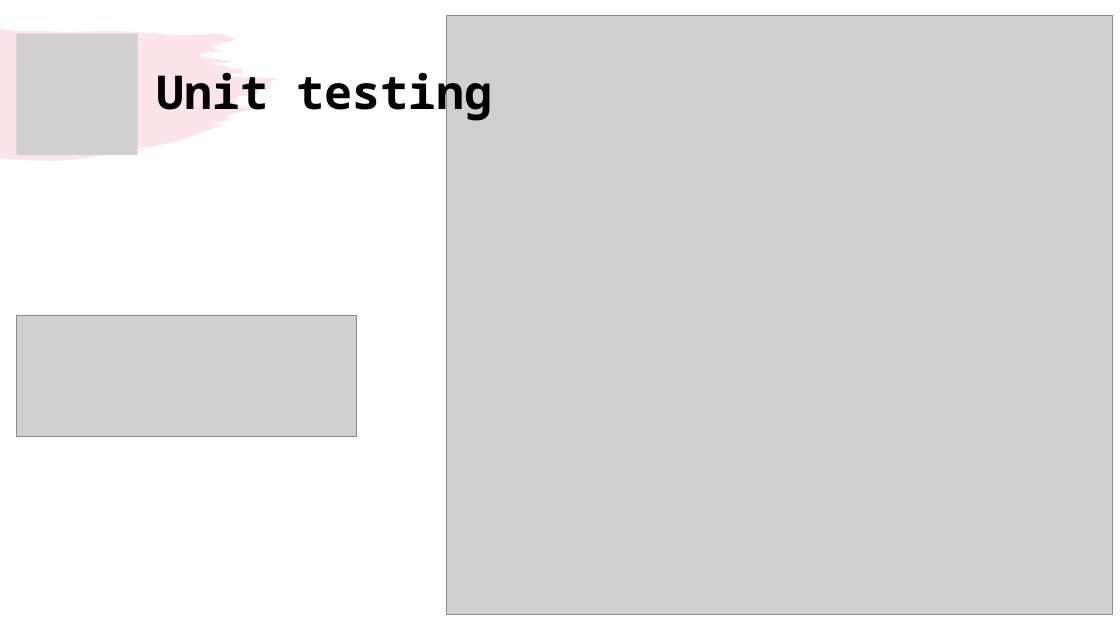
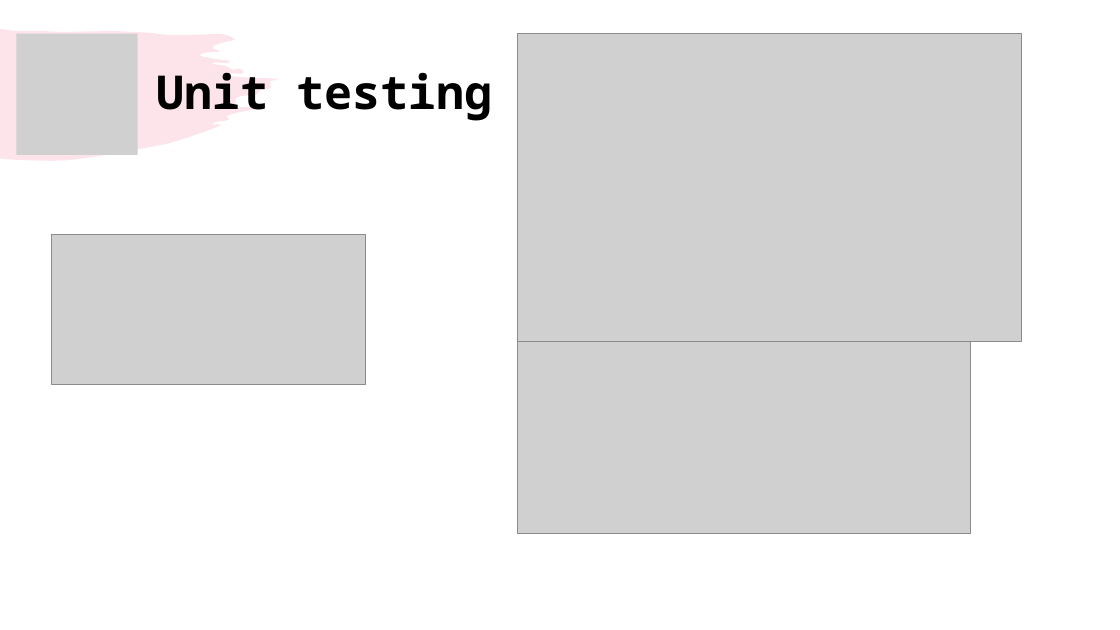
Before and after one commit to eelkjaer/Delfinen, a slide deck: slide 11 of Præsentation.pptx (slide 8 before the commit). Drawn at 1120x630 pixels with LibreOffice and Linux fonts; fonts in the diff are those of the drawing; grey boxes stand for pictures. Boxes give left, top, right and bottom in pixels: in the first picture for what was removed or moved away, otherwise in the second. Text is boxed around its words. In the diff, an @@ line names an element or a change of style, - is before the commit and + after.

```diff
--- a/Præsentation.pptx
+++ b/Præsentation.pptx
@@ picture removed at bbox=[447, 15, 1112, 614] @@
@@ picture added at bbox=[518, 34, 1021, 342] @@
@@ picture added at bbox=[52, 234, 366, 384] @@
@@ picture removed at bbox=[16, 315, 356, 437] @@
@@ picture added at bbox=[518, 342, 970, 534] @@
```
Also in this commit, not shown: 5 other slides changed, 4 slides added, 1 slide removed, 2 other files.
